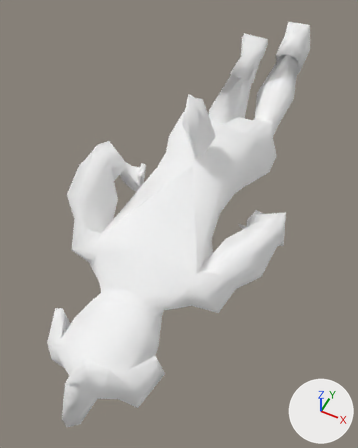
A saved change to the glTF model assets/game/dogman.glb.
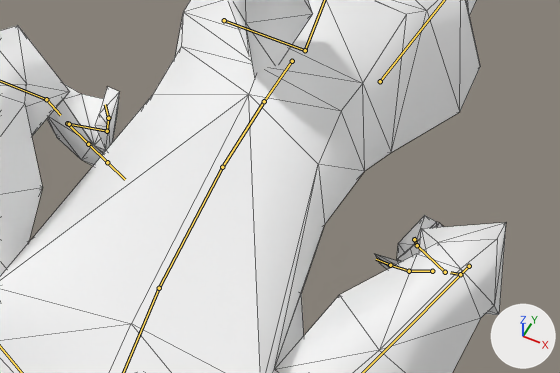
Old and new are each drawn whole from a camera (50 mm lens) standing at (58.9, -236.6, 133.5) and looking at (-0.8, -117.3, -15.6) and again close up on the part from 29% to 85% of the width and 29% to 60% of the height. Every picture has the same lights, and +X, +Y and +Z are marked at lower right. Both versions are drawn at frame 0 of the action 'running-turn-180-right'; the numbers are the values there. The bones that bend it are drawn over the model as lines in the close-ups. The close-ups show mesh edges as thin lines.

Objects in the first close-up: 'dogman-steroids-mesh'.
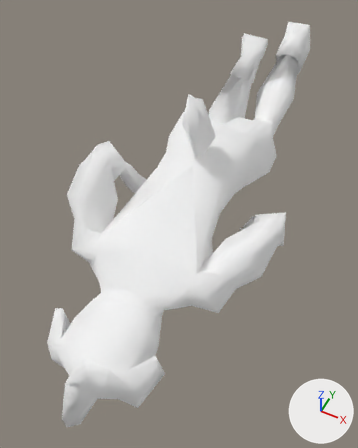
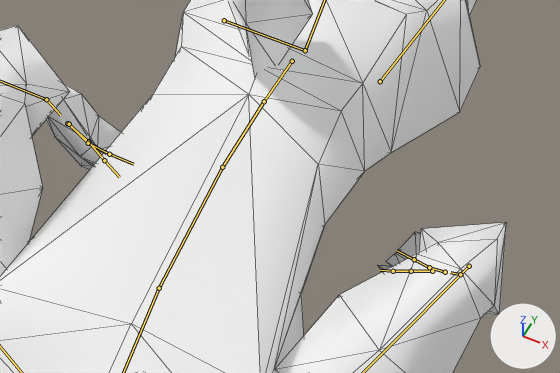
Where the change shows, as pixel boxes [x1, y1, x2, y2] in the close-ups (560 x 373 px):
'dogman-steroids-mesh', posed: [0, 0, 506, 373] in both
bone 'mixamorig:LeftHandThumb1', root to tip: before (432, 271) to (409, 271); after (432, 271) to (411, 271)
bone 'mixamorig:LeftHandThumb2', root to tip: before (409, 271) to (390, 265); after (411, 271) to (393, 271)
bone 'mixamorig:LeftHandIndex1', root to tip: before (445, 272) to (417, 245); after (445, 272) to (429, 267)
bone 'mixamorig:LeftHandIndex2', root to tip: before (417, 245) to (414, 239); after (429, 267) to (414, 259)
bone 'mixamorig:RightHandThumb1', root to tip: before (67, 123) to (88, 144); after (67, 123) to (88, 141)
bone 'mixamorig:RightHandThumb2', root to tip: before (88, 144) to (107, 162); after (88, 141) to (104, 160)
bone 'mixamorig:RightHandIndex1', root to tip: before (69, 124) to (107, 131); after (69, 124) to (88, 143)
bone 'mixamorig:RightHandIndex2', root to tip: before (107, 131) to (108, 118); after (88, 143) to (109, 154)

The change in detail:
Bone 'mixamorig:LeftHandThumb1' (bone_mixamorig_lefthandthumb1) turns from (-1, -1, 6) to (0, 0, 0) degrees about its own x, y and z.
Bone 'mixamorig:LeftHandThumb2' (bone_mixamorig_lefthandthumb2) turns from (12, 1, -4) to (0, 0, 0) degrees about its own x, y and z.
Bone 'mixamorig:LeftHandIndex1' (bone_mixamorig_lefthandindex1) turns from (42, -9, 28) to (0, 0, 0) degrees about its own x, y and z.
Bone 'mixamorig:LeftHandIndex2' (bone_mixamorig_lefthandindex2) turns from (50, -25, 51) to (0, 0, 0) degrees about its own x, y and z.
Bone 'mixamorig:RightHandThumb1' (bone_mixamorig_righthandthumb1) turns from (-6, 1, -15) to (0, 0, 0) degrees about its own x, y and z.
Bone 'mixamorig:RightHandThumb2' (bone_mixamorig_righthandthumb2) turns from (4, 0, 9) to (0, 0, 0) degrees about its own x, y and z.
Bone 'mixamorig:RightHandIndex1' (bone_mixamorig_righthandindex1) turns from (43, 16, -36) to (0, 0, 0) degrees about its own x, y and z.
Bone 'mixamorig:RightHandIndex2' (bone_mixamorig_righthandindex2) turns from (44, 16, -47) to (0, 0, 0) degrees about its own x, y and z.
